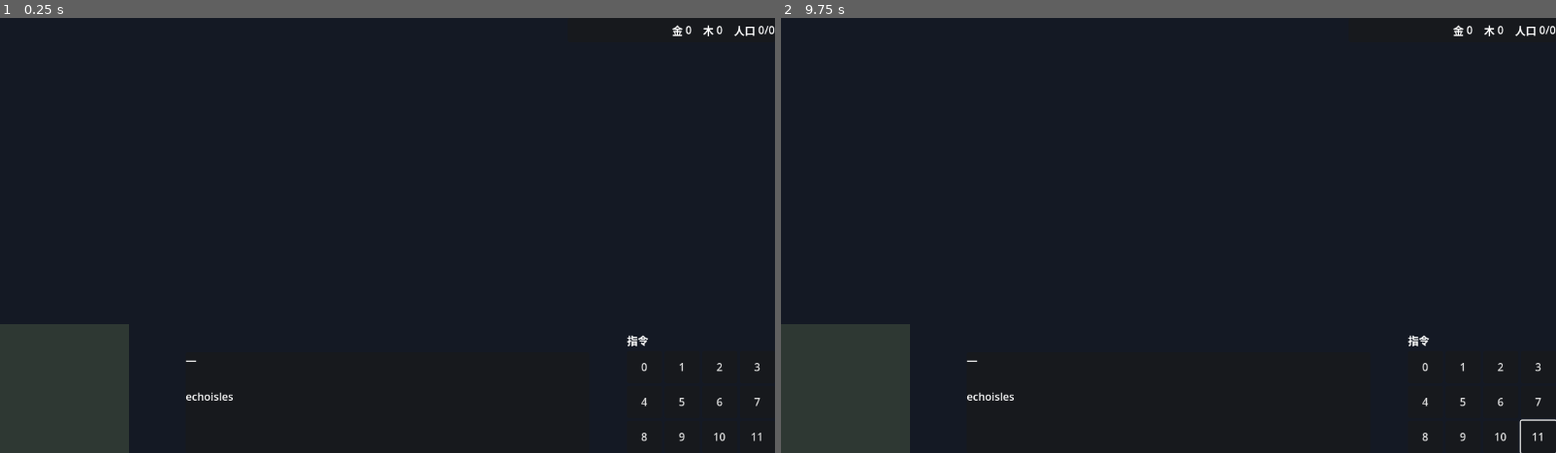
Above: before the commit, frames 1-2 (left to right).
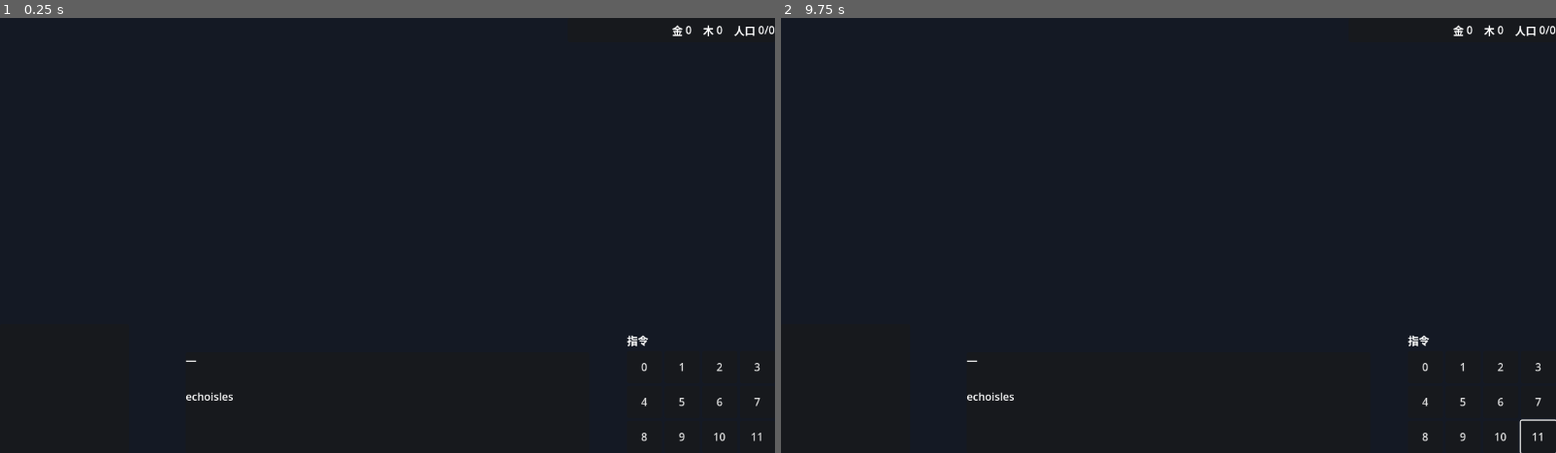
Above: after the commit, the same moments.

Repository: LiGameAcademy/godot_warcraft3
Game: Godot game, scene res://game/scenes/game_main.tscn
Two runs of this game, one before a commit and one after it. Both use one fixed random seed, a clock stepped at 60 frames per second and the inputs below.
Inputs (mouse positions are in pixels of both pictures, inside the frame that each line leads up to):
- Up to frame 1 (0.25 s): no input
- Up to frame 2 (9.75 s): click "0" at 0.5 s; click "1" at 1.25 s; click "2" at 2 s; click "3" at 2.75 s; click "4" at 3.5 s; click "5" at 4.25 s; click "6" at 5 s; click "7" at 5.75 s; click "8" at 6.5 s; click "9" at 7.25 s; click "10" at 8 s; click "11" at 8.75 s; tap Enter at 9.5 s; move the mouse to (1339, 213) at 9.52 s; hold Right from 9.53 s (still down); hold Shift from 9.53 s (still down); click (1339, 213) at 9.67 s

The runs differ from the first frame. In frame 1, 4.9% of the frame differs, in the area x 0-17%, y 70-100%; in frame 2, 4.9%.

Commit message:
feat(game): F0/F1 收尾（F2 铺垫：minimap 集成 + 框选己方）
F0/F1 行为落地，下一阶段 F2 建造的前置已就绪。

**game/scripts/game_director.gd**
- _setup_selector 加 marquee_owner = local_player（框选只己方；中性金矿仍可单选）
- _on_map_loaded 钩入 _setup_minimap
- _on_minimap_clicked 走 MapMinimapUtils.minimap_uv_to_world（heightfield 边界对齐）

**game/scripts/presentation/game_hud.gd**
- configure_minimap 接收 (map_dir, heightfield, unit_layer, cam, rts_camera, local_player)
- minimap TextureRect + ColorRect + Label 节点挂接

**game/scripts/presentation/unit_navigator.gd**
- 移动 / 转向 10 行小修

**game/scripts/presentation/game_minimap.gd** (新)
- MapMinimapUtils 工具：minimap_uv_to_world（heightfield → 世界坐标）
- 视野矩形绘制（相机位置 + 视锥投影）
- 单位点绘制（unit_layer 玩家色）

**game/scenes/game_hud.tscn**
- 5 行：minimap 节点挂接

**scripts/map/presentation/layers/map_unit_layer.gd**
- 3 行：minimap 集成辅助（get_unit_layer 入口）

**scripts/shared/selection/unit_selector.gd**
- 12 行：marquee_owner 字段（box_select 时按玩家过滤）

行为不变性：
- 原有农民/采集/送回逻辑未动
- F6 跑 game/scenes/game_main.tscn 仍可看到 Echo Isles + 农民
- 新增 minimap 仅在 configure_minimap 调用后激活（前置空指针保护）

Diff:
--- a/game/scenes/game_hud.tscn
+++ b/game/scenes/game_hud.tscn
@@ -1,6 +1,7 @@
 [gd_scene format=3 uid="uid://jswtl3uxmvo7"]
 
 [ext_resource type="Script" uid="uid://c850mpebl5u1v" path="res://game/scripts/presentation/game_hud.gd" id="1_hud"]
+[ext_resource type="Script" uid="uid://l00dg706sjuo8" path="res://game/scripts/presentation/game_minimap.gd" id="2_minimap"]
 
 [node name="GameHud" type="CanvasLayer" unique_id=1807320661]
 layer = 10
@@ -90,13 +91,13 @@
 layout_mode = 2
 size_flags_vertical = 3
 
-[node name="Minimap" type="ColorRect" parent="Root/MarginContainer/MinimapPanel" unique_id=1263699207]
+[node name="Minimap" type="Control" parent="Root/MarginContainer/MinimapPanel" unique_id=1263699207]
 unique_name_in_owner = true
 custom_minimum_size = Vector2(136, 136)
 layout_mode = 2
 size_flags_horizontal = 3
 size_flags_vertical = 3
-color = Color(0.18, 0.22, 0.2, 1)
+script = ExtResource("2_minimap")
 
 [node name="MarginContainer2" type="MarginContainer" parent="Root" unique_id=325332713]
 custom_minimum_size = Vector2(600, 150)
--- a/game/scripts/game_director.gd
+++ b/game/scripts/game_director.gd
@@ -207,7 +207,9 @@
 	if cam == null or layer == null:
 		push_warning("GameDirector: UnitSelector.setup 跳过（camera=%s layer=%s）" % [cam, layer])
 		return
+	# 点选：中立金矿等仍可选；框选：仅己方（不可多选敌对/中立）
 	unit_selector.set("owner_filter", -1)
+	unit_selector.set("marquee_owner", local_player)
 	if unit_selector.has_method("setup"):
 		unit_selector.call("setup", cam, layer, null)
 	# 原作：树不可左键选中；伐木只走右键智能命令
@@ -295,6 +297,7 @@
 	_bootstrap_melee()
 	_setup_selector()
 	_setup_pathing()
+	_setup_minimap()
 	# 地形材质已就绪后再刷调试栅格，避免 ready 阶段空材质警告
 	if map_root != null:
 		map_root.set_view_grid_level(view_grid_level)
@@ -327,6 +330,22 @@
 	)
 	_setup_tree_registry()
 	_ensure_path_debug()
+
+
+func _setup_minimap() -> void:
+	if game_hud == null or map_root == null or rts_camera == null:
+		return
+	if not game_hud.has_method("configure_minimap"):
+		return
+	var cam := rts_camera.get_camera()
+	game_hud.configure_minimap(
+		map_dir,
+		_heightfield,
+		map_root.get_unit_layer(),
+		cam,
+		rts_camera,
+		local_player
+	)
 
 
 func _setup_tree_registry() -> void:
@@ -1115,13 +1134,19 @@
 func _on_minimap_clicked(uv: Vector2) -> void:
 	if rts_camera == null:
 		return
-	var wx := lerpf(_cam_min.x, _cam_max.x, uv.x)
-	# 小地图顶 = 北 = 较大 WC3.Y
-	var wy := lerpf(_cam_max.y, _cam_min.y, uv.y)
-	var world := Wc3Coords.wc3_xy_to_godot(wx, wy, 0.0)
+	var world: Vector3
+	if _heightfield != null and _heightfield.is_valid():
+		world = MapMinimapUtils.minimap_uv_to_world(uv, _heightfield, 0.0)
+	else:
+		var wx := lerpf(_cam_min.x, _cam_max.x, uv.x)
+		var wy := lerpf(_cam_max.y, _cam_min.y, uv.y)
+		world = Wc3Coords.wc3_xy_to_godot(wx, wy, 0.0)
 	rts_camera.focus_on_position(world)
 	if game_hud:
-		game_hud.set_status("镜头 → (%.0f, %.0f)" % [wx, wy])
+		var inv := 1.0 / Wc3Coords.WORLD_SCALE
+		game_hud.set_status(
+			"镜头 → (%.0f, %.0f)" % [world.x * inv, -world.z * inv]
+		)
 
 
 func _on_command_pressed(slot: int) -> void:
--- a/game/scripts/presentation/game_hud.gd
+++ b/game/scripts/presentation/game_hud.gd
@@ -25,6 +25,7 @@
 ## slot → action_id（空=无动作）
 var _slot_action_ids: PackedStringArray = PackedStringArray()
 var _icon_cache: Dictionary = {} ## path → Texture2D
+var _game_minimap: Control = null
 
 
 func _ready() -> void:
@@ -36,6 +37,40 @@
 	set_unit_info("—", 0, 0)
 	_apply_bottom_height()
 	get_viewport().size_changed.connect(_apply_bottom_height)
+	if not map_dir.is_empty():
+		setup_minimap_map(map_dir)
+
+
+## Director：注入 heightfield / 单位层 / 相机，并加载 war3mapMap。
+func configure_minimap(
+	map_directory: String,
+	heightfield: Wc3Heightfield,
+	unit_host: Node,
+	camera: Camera3D,
+	camera_rig: Node3D,
+	local_player: int = 0
+) -> void:
+	if not map_directory.is_empty():
+		map_dir = map_directory
+	_ensure_game_minimap()
+	if _game_minimap == null:
+		return
+	_game_minimap.configure(heightfield, unit_host, camera, camera_rig, local_player)
+	setup_minimap_map(map_dir)
+
+
+func setup_minimap_map(map_directory: String) -> bool:
+	_ensure_game_minimap()
+	if _game_minimap == null:
+		return false
+	return _game_minimap.load_from_map_dir(map_directory)
+
+
+func _ensure_game_minimap() -> void:
+	if _game_minimap != null and is_instance_valid(_game_minimap):
+		return
+	if _minimap != null and _minimap.has_method("configure") and _minimap.has_signal("clicked"):
+		_game_minimap = _minimap
 
 
 func _apply_bottom_height() -> void:
@@ -145,8 +180,10 @@
 	pass
 
 
-func set_minimap_texture(_tex: Texture2D) -> void:
-	pass
+func set_minimap_texture(tex: Texture2D) -> void:
+	_ensure_game_minimap()
+	if _game_minimap != null:
+		_game_minimap.set_background_texture(tex)
 
 
 func _apply_command_button(btn: Button, slot: int, entry: Dictionary) -> void:
@@ -234,10 +271,20 @@
 
 
 func _wire_minimap_input() -> void:
+	_ensure_game_minimap()
+	if _game_minimap != null:
+		if not _game_minimap.clicked.is_connected(_on_game_minimap_clicked):
+			_game_minimap.clicked.connect(_on_game_minimap_clicked)
+		return
+	# 兼容旧 ColorRect 占位
 	if _minimap == null:
 		return
 	if not _minimap.gui_input.is_connected(_on_minimap_gui_input):
 		_minimap.gui_input.connect(_on_minimap_gui_input)
+
+
+func _on_game_minimap_clicked(uv: Vector2) -> void:
+	minimap_clicked.emit(uv)
 
 
 func _on_minimap_gui_input(event: InputEvent) -> void:
--- /dev/null
+++ b/game/scripts/presentation/game_minimap.gd
@@ -0,0 +1,217 @@
+class_name GameMinimap
+extends Control
+## 游戏小地图：war3mapMap 底图 + 视口黄框 + 单位/建筑色点；点击跳转相机。
+## 坐标与编辑器共用 MapMinimapUtils（heightfield UV）。
+
+const BuildingVisualScr = preload("res://scripts/map/presentation/building_visual.gd")
+
+signal clicked(uv: Vector2)
+
+const NEUTRAL_OWNER_MIN := 12
+const DOT_UNIT := 2.5
+const DOT_BLDG := 4.0
+const DOT_MINE := 5.0
+
+var _tex: TextureRect
+var _overlay: Control
+var _image: Image = null
+var _hf: Wc3Heightfield = null
+var _unit_host: Node = null
+var _camera: Camera3D = null
+var _camera_rig: Node3D = null
+var _local_player: int = 0
+var _viewport_quad: PackedVector2Array = PackedVector2Array()
+var _drag_pressed: bool = false
+
+
+func _ready() -> void:
+	mouse_filter = Control.MOUSE_FILTER_STOP
+	custom_minimum_size = Vector2(136, 136)
+	_ensure_children()
+	gui_input.connect(_on_gui_input)
+	set_process(true)
+
+
+func configure(
+	heightfield: Wc3Heightfield,
+	unit_host: Node,
+	camera: Camera3D,
+	camera_rig: Node3D,
+	local_player: int = 0
+) -> void:
+	_hf = heightfield
+	_unit_host = unit_host
+	_camera = camera
+	_camera_rig = camera_rig
+	_local_player = local_player
+	if _overlay != null:
+		_overlay.queue_redraw()
+
+
+func load_from_map_dir(map_dir: String) -> bool:
+	_ensure_children()
+	var img := _try_load_war3map(map_dir)
+	if img == null:
+		return false
+	_image = img
+	_tex.texture_filter = CanvasItem.TEXTURE_FILTER_NEAREST
+	_tex.texture = ImageTexture.create_from_image(img)
+	_overlay.queue_redraw()
+	return true
+
+
+func set_background_texture(tex: Texture2D) -> void:
+	_ensure_children()
+	_tex.texture = tex
+	_image = tex.get_image() if tex != null else null
+	_overlay.queue_redraw()
+
+
+func _process(_delta: float) -> void:
+	if _camera == null or _hf == null or not _hf.is_valid():
+		return
+	_viewport_quad = MapMinimapUtils.compute_camera_minimap_uv_quad(
+		_camera, _camera_rig if _camera_rig != null else _camera, _hf
+	)
+	if _overlay != null:
+		_overlay.queue_redraw()
+
+
+func _ensure_children() -> void:
+	if _tex != null and is_instance_valid(_tex):
+		return
+	_tex = TextureRect.new()
+	_tex.name = "Background"
+	_tex.set_anchors_and_offsets_preset(Control.PRESET_FULL_RECT)
+	_tex.expand_mode = TextureRect.EXPAND_IGNORE_SIZE
+	_tex.stretch_mode = TextureRect.STRETCH_KEEP_ASPECT_CENTERED
+	_tex.mouse_filter = Control.MOUSE_FILTER_IGNORE
+	_tex.texture_filter = CanvasItem.TEXTURE_FILTER_NEAREST
+	add_child(_tex)
+	_overlay = Control.new()
+	_overlay.name = "Overlay"
+	_overlay.set_anchors_and_offsets_preset(Control.PRESET_FULL_RECT)
+	_overlay.mouse_filter = Control.MOUSE_FILTER_IGNORE
+	_overlay.draw.connect(_on_overlay_draw)
+	_overlay.resized.connect(func() -> void: _overlay.queue_redraw())
+	add_child(_overlay)
+
+
+func _try_load_war3map(map_dir: String) -> Image:
+	if map_dir.is_empty():
+		return null
+	for name in ["war3mapMap.png", "war3mapMap.tga", "war3mapMap.blp"]:
+		var path := map_dir.path_join(name)
+		if not ResourceLoader.exists(path) and not FileAccess.file_exists(path):
+			continue
+		var img := Image.new()
+		if img.load(path) == OK:
+			return img
+		var tex := load(path) as Texture2D
+		if tex != null:
+			return tex.get_image()
+	return null
+
+
+func _on_gui_input(event: InputEvent) -> void:
+	if event is InputEventMouseButton:
+		var mb := event as InputEventMouseButton
+		if mb.button_index != MOUSE_BUTTON_LEFT:
+			return
+		_drag_pressed = mb.pressed
+		if mb.pressed:
+			_emit_click_at(mb.position)
+			accept_event()
+	elif event is InputEventMouseMotion and _drag_pressed:
+		var mm := event as InputEventMouseMotion
+		_emit_click_at(mm.position)
+		accept_event()
+
+
+func _emit_click_at(local_pos: Vector2) -> void:
+	var uv := _control_to_uv(local_pos)
+	if uv.x < 0.0 or uv.y < 0.0 or uv.x > 1.0 or uv.y > 1.0:
+		return
+	clicked.emit(uv)
+
+
+func _control_to_uv(pos: Vector2) -> Vector2:
+	var drawn := _drawn_rect()
+	if drawn.size.x < 1.0 or drawn.size.y < 1.0:
+		return Vector2(-1, -1)
+	return Vector2(
+		(pos.x - drawn.position.x) / drawn.size.x,
+		(pos.y - drawn.position.y) / drawn.size.y
+	)
+
+
+func _uv_to_overlay(uv: Vector2) -> Vector2:
+	var drawn := _drawn_rect()
+	return Vector2(
+		drawn.position.x + uv.x * drawn.size.x,
+		drawn.position.y + uv.y * drawn.size.y
+	)
+
+
+func _drawn_rect() -> Rect2:
+	var cs := size
+	if cs.x <= 1.0 or cs.y <= 1.0:
+		return Rect2(Vector2.ZERO, cs)
+	if _image == null:
+		return Rect2(Vector2.ZERO, cs)
+	var ts := Vector2(float(_image.get_width()), float(_image.get_height()))
+	var sc := minf(cs.x / ts.x, cs.y / ts.y)
+	var drawn := ts * sc
+	return Rect2((cs - drawn) * 0.5, drawn)
+
+
+func _on_overlay_draw() -> void:
+	_draw_unit_dots()
+	if _viewport_quad.size() >= 4:
+		var pts := PackedVector2Array()
+		for i in range(4):
+			pts.append(_uv_to_overlay(_viewport_quad[i]))
+		pts.append(pts[0])
+		_overlay.draw_polyline(pts, Color(1.0, 0.85, 0.2, 1.0), 1.5, true)
+
+
+func _draw_unit_dots() -> void:
+	if _unit_host == null or _hf == null or not _hf.is_valid():
+		return
+	for c in _unit_host.get_children():
+		if not (c is Node3D) or not is_instance_valid(c):
+			continue
+		var n := c as Node3D
+		if not n.visible or bool(n.get_meta("selection_blocked", false)):
+			continue
+		if not n.has_meta("unit_data"):
+			continue
+		var d: Dictionary = n.get_meta("unit_data", {})
+		var tid := str(d.get("typeId", "")).strip_edges()
+		if tid.is_empty() or tid == "sloc":
+			continue
+		var uv := MapMinimapUtils.world_to_minimap_uv(n.global_position, _hf)
+		if uv.x < -0.02 or uv.y < -0.02 or uv.x > 1.02 or uv.y > 1.02:
+			continue
+		var pos := _uv_to_overlay(uv)
+		var owner_id := int(d.get("owner", -1))
+		var is_bldg := BuildingVisualScr.is_building(tid)
+		var col := _dot_color(tid, owner_id, is_bldg)
+		var half := DOT_UNIT
+		if tid == "ngol":
+			half = DOT_MINE
+		elif is_bldg:
+			half = DOT_BLDG
+		_overlay.draw_rect(Rect2(pos - Vector2(half, half), Vector2(half * 2.0, half * 2.0)), col)
+
+
+func _dot_color(type_id: String, owner_id: int, is_building: bool) -> Color:
+	if type_id == "ngol":
+		return Color(1.0, 0.82, 0.12, 1.0)
+	if owner_id == _local_player:
+		return Color(0.25, 0.55, 1.0, 1.0) if not is_building else Color(0.35, 0.7, 1.0, 1.0)
+	if owner_id >= NEUTRAL_OWNER_MIN or owner_id < 0:
+		# 中立建筑偏金；野怪/小动物偏琥珀
+		return Color(0.95, 0.78, 0.2, 1.0) if is_building else Color(1.0, 0.65, 0.15, 1.0)
+	# 敌对
+	return Color(1.0, 0.12, 0.1, 1.0)
--- a/game/scripts/presentation/unit_navigator.gd
+++ b/game/scripts/presentation/unit_navigator.gd
@@ -15,9 +15,9 @@
 ## WC3 单位/秒。默认 270 ≈ 步兵；开局后由 UnitBalance.spd 覆盖。
 @export var speed_wc3: float = 270.0
 ## 到达路点阈值（WC3 单位）。过小会抖动绕圈，过大会提前切点。
-@export var arrive_eps_wc3: float = 8.0
+@export var arrive_eps_wc3: float = 10.0
 ## 最终路点（常在不可走边缘）放宽阈值，避免贴墙永远差几单位到不了。
-@export var arrive_eps_last_wc3: float = 18.0
+@export var arrive_eps_last_wc3: float = 22.0
 @export var face_move_dir: bool = true
 ## WC3 UnitData.turnRate：圈/秒。0.6 ≈ 农民；角速度 = turn_rate * TAU。
 @export var turn_rate: float = 0.5
@@ -285,7 +285,9 @@
 	dist_to_target: float = INF
 ) -> Vector2:
 	var next := desired_wc3
-	var near_last := is_last and dist_to_target <= arrive_eps_last_wc3 * 3.0
+	# 接近末点：关墙推并减弱 soft 分离，减轻「推开↔追目标」微抖
+	var near_last := is_last and dist_to_target <= arrive_eps_last_wc3 * 4.0
+	var sep_scale := 0.35 if near_last else 1.0
 	if not near_last and _query != null and _query.has_method("compute_wall_push_velocity"):
 		var wall_vel: Vector2 = _query.call("compute_wall_push_velocity", cur_wc3, 2)
 		next += wall_vel * delta
@@ -300,7 +302,7 @@
 				neighbors,
 				body.get_instance_id()
 			)
-			next += push_vel * delta
+			next += push_vel * delta * sep_scale
 	return _clamp_walkable(next, desired_wc3, cur_wc3)
 
 
--- a/scripts/map/presentation/layers/map_unit_layer.gd
+++ b/scripts/map/presentation/layers/map_unit_layer.gd
@@ -281,7 +281,10 @@
 			BuildingVisualScr.apply_idle(_cache, node, type_id)
 			_apply_building_ground(node, type_id, hf)
 		else:
+			# Stand + geosetvis 定格：藏尸体/无关 Geoset（羊、野猪、野怪等同建筑/树）
 			_cache.autoplay_stand(node)
+			if _cache.has_method("snap_stand_geoset_visibility"):
+				_cache.call("snap_stand_geoset_visibility", node)
 			if not glb.is_empty():
 				_Pe2.apply_sequence(node, "Stand")
 	_sync_drop_ring(node, u)
--- a/scripts/shared/selection/unit_selector.gd
+++ b/scripts/shared/selection/unit_selector.gd
@@ -36,8 +36,10 @@
 signal selection_changed(primary: Node3D, selected: Array)
 
 @export var enabled: bool = true
-## ≥0 时只可选该 owner；-1 不限
+## ≥0 时只可选该 owner；-1 不限（点选仍可看中立金矿等）
 @export var owner_filter: int = -1
+## 框选（多选）仅保留该玩家单位/建筑；-1 不限。对齐原作：敌对/中立不可框选。
+@export var marquee_owner: int = -1
 @export var allow_buildings: bool = true
 @export var allow_units: bool = true
 ## 输入层 CanvasLayer.layer；须低于 GameHud（默认 10）
@@ -384,6 +386,14 @@
 			var box := _screen_aabb(n)
 			if box.has_area() and box.intersects(rect):
 				hits.append(n)
+	# 框选：只收己方（中立金矿/敌对野怪不可多选）
+	if marquee_owner >= 0:
+		var owned: Array[Node3D] = []
+		for n in hits:
+			var ud: Dictionary = n.get_meta("unit_data", {})
+			if int(ud.get("owner", -1)) == marquee_owner:
+				owned.append(n)
+		hits = owned
 	# WC3：框选同时命中单位+建筑 → 只留单位；纯建筑框仍可选中建筑。
 	_set_selection(_prefer_units_over_buildings(hits))
 
Not shown, added: game/scripts/presentation/game_minimap.gd.uid
